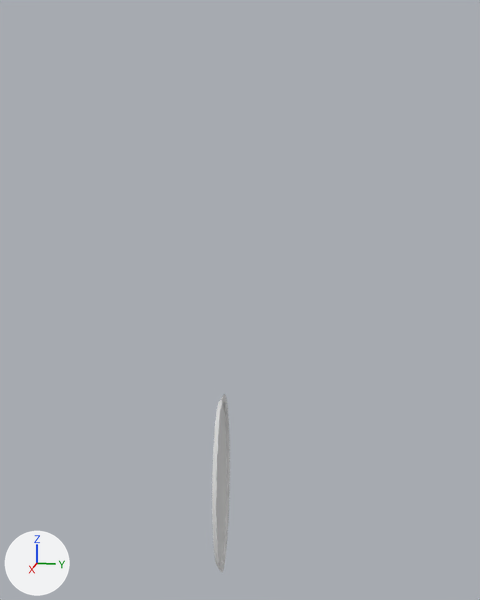
One commit to the Blender file mirror.blend: the scene before it, then after it.
The view is the same before and after, from a 50 mm lens placed at (12.2, 2.67, 8.92), pointed at (-0.22, 0.19, 5.81). The axes (+X, +Y, +Z) are drawn at lower left. The lights are the same throughout.
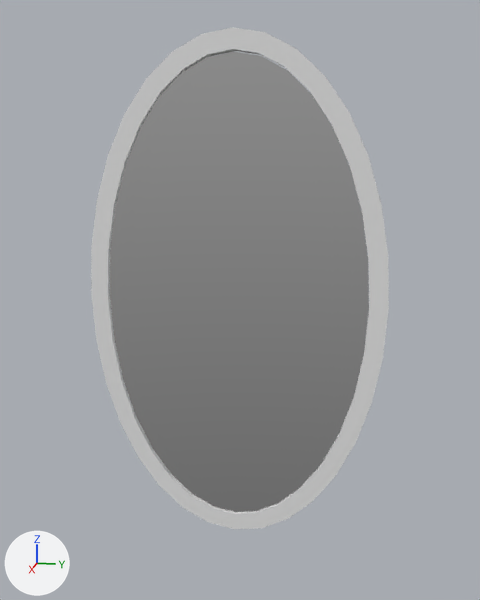
Changed parts and their boxes (x1, y1, x2, y2) in the pictures (480 x 600 px):
'Circle.001', added
    after: (110, 51, 369, 512)
'Circle', reshaped, moved, turned, rescaled
    before: (212, 394, 230, 573)
    after: (91, 27, 389, 529)

The change, as a diff of the scene's bpy script:
```diff
--- a/mirror.blend.py
+++ b/mirror.blend.py
@@ mat_material_001 @@
+mat_material_001 = bpy.data.materials.new('Material.001')
+mat_material_001.use_nodes = True; mat_material_001.node_tree.nodes.clear()
+_N = mat_material_001.node_tree.nodes; _L = mat_material_001.node_tree.links
+n0 = _N.new('ShaderNodeOutputMaterial'); n0.name = 'Material Output'
+n1 = _N.new('ShaderNodeBsdfAnisotropic'); n1.name = 'Glossy BSDF'
+n1.inputs[1].default_value = 0.0  # 'Roughness'
+_L.new(n1.outputs[0], n0.inputs[0])  # 'BSDF' to 'Surface'
@@ me_circle @@
 # used by ob_circle; location = (-0.06, -0.23, 1.88); rotation_euler = (1.571, 1.612, 0.0922), in degrees (90, 92, 5.3)
-me_circle.from_pydata(...)  # 128 vertices, 98 faces; spans x -1.96..1.96, y -1.08..1.08, z -0.1..0.0
+me_circle.from_pydata(...)  # 128 vertices, 128 faces; spans x -2.59..0.79, y -1.02..0.98, z -0.21..-0.12
+# me_circle part 1: the whole mesh is rebuilt
@@ me_circle_001 @@
+me_circle_001.from_pydata(...)  # 32 vertices, 1 face; spans x -1.87..1.96, y -1.09..1.06, z -0.12
+me_circle_001.materials.append(mat_material_001)
@@ ob_circle @@
 ob_circle = bpy.data.objects.new('Circle', me_circle)
-ob_circle.location = (-0.06, -0.23, 1.88)
-ob_circle.rotation_euler = (1.571, 1.612, 0.0922)  # degrees (90, 92, 5.3)
+ob_circle.location = (-0.38, 0.0, 2.85)
+ob_circle.rotation_euler = (0.0, 1.571, 0.0)  # degrees (0, 90, 0)
+ob_circle.scale = (3.1, 3.1, 3.1)
@@ ob_circle_001 @@
+ob_circle_001 = bpy.data.objects.new('Circle.001', me_circle_001)
+ob_circle_001.location = (-0.49, 0.0, 5.76)
+ob_circle_001.rotation_euler = (0.0, 1.571, 0.0)  # degrees (0, 90, 0)
+ob_circle_001.scale = (2.52, 2.52, 2.52)
```
